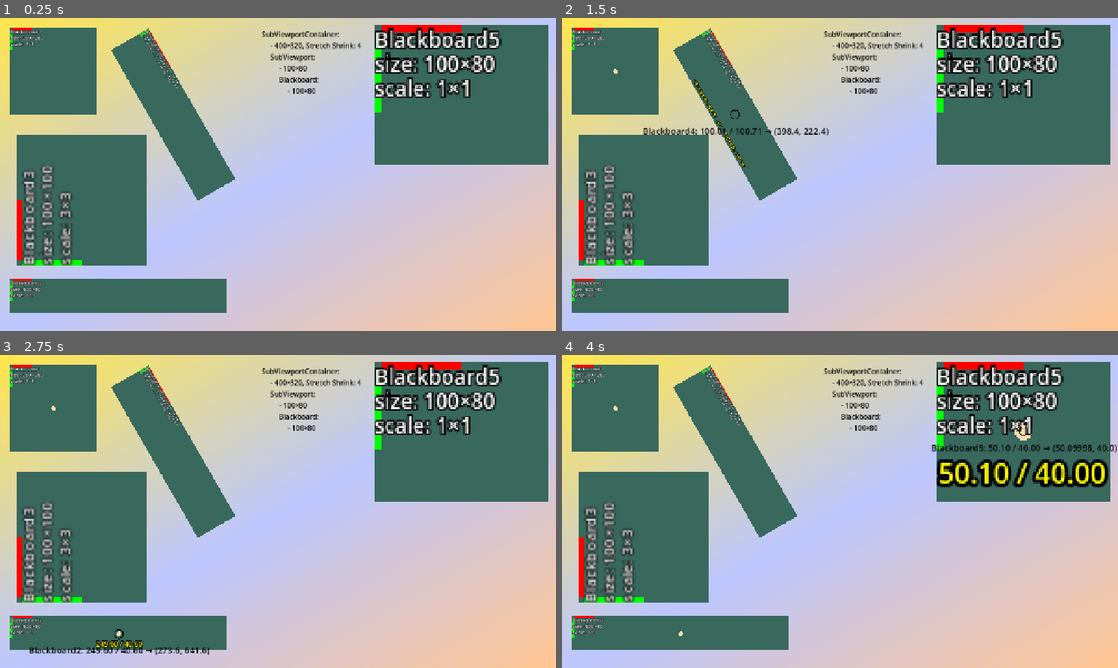
Above: before the commit, frames 1-4 (two rows, left to right).
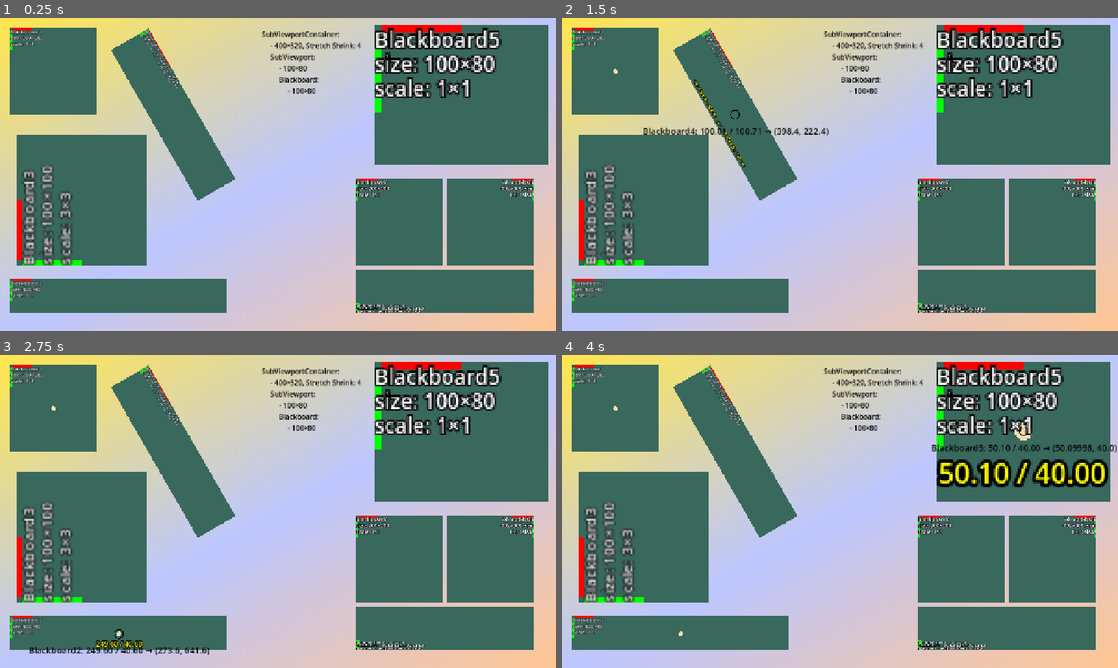
Above: after the commit, the same moments.

Repository: Toxe/godot-coordinate-systems
Game: Godot game, scene res://scenes/main.tscn
Two runs of this game, one before a commit and one after it. Both use one fixed random seed, a clock stepped at 60 frames per second and the inputs below.
Inputs (mouse positions are in pixels of both pictures, inside the frame that each line leads up to):
- Up to frame 1 (0.25 s): no input
- Up to frame 2 (1.5 s): tap Enter at 0.5 s; move the mouse to (617, 71) at 0.52 s; click (617, 71) at 0.67 s; tap Space at 1.25 s; move the mouse to (734, 115) at 1.27 s; click (734, 115) at 1.42 s
- Up to frame 3 (2.75 s): tap Enter at 2 s; move the mouse to (116, 633) at 2.02 s; click (116, 633) at 2.17 s
- Up to frame 4 (4 s): tap Space at 2.75 s; move the mouse to (645, 536) at 2.77 s; click (645, 536) at 2.92 s; tap Enter at 3.5 s; move the mouse to (1023, 430) at 3.52 s; click (1023, 430) at 3.67 s

The runs differ from the first frame. In frame 1, 13% of the frame differs, in the area x 64-96%, y 51-95%; in frame 2, 13%; in frame 3, 13%; in frame 4, 13%.

Commit message:
Add texture rects showing a ViewportTexture

Diff:
--- a/CoordinateSystems/scenes/main.tscn
+++ b/CoordinateSystems/scenes/main.tscn
@@ -3,6 +3,7 @@
 [ext_resource type="Script" uid="uid://ch8ltww7obcng" path="res://scripts/mouse_listener.gd" id="1_sugp2"]
 [ext_resource type="PackedScene" uid="uid://c4acg3uptu08i" path="res://scenes/blackboard.tscn" id="2_0wfyh"]
 [ext_resource type="PackedScene" uid="uid://ba7js2i2f7di7" path="res://scenes/mouse_overlay.tscn" id="3_sugp2"]
+[ext_resource type="Script" uid="uid://mpf8obcsjya7" path="res://scripts/input_forwarder.gd" id="4_jyhfs"]
 
 [sub_resource type="Gradient" id="Gradient_sgp6g"]
 offsets = PackedFloat32Array(0, 0.50666666, 1)
@@ -12,6 +13,9 @@
 gradient = SubResource("Gradient_sgp6g")
 fill_to = Vector2(1, 1)
 metadata/_snap_enabled = true
+
+[sub_resource type="ViewportTexture" id="ViewportTexture_sugp2"]
+viewport_path = NodePath("SubViewport2")
 
 [node name="Main" type="Node2D" unique_id=680529626]
 script = ExtResource("1_sugp2")
@@ -95,3 +99,42 @@
 		Blackboard:
 			- 100×80"
 tab_stops = PackedFloat32Array(20, 20)
+
+[node name="SubViewport2" type="SubViewport" parent="." unique_id=1794869075]
+handle_input_locally = false
+size = Vector2i(200, 200)
+script = ExtResource("1_sugp2")
+
+[node name="Blackboard6" parent="SubViewport2" unique_id=965248515 instance=ExtResource("2_0wfyh")]
+offset_right = 200.0
+offset_bottom = 200.0
+
+[node name="TextureRect1" type="TextureRect" parent="." unique_id=2077978146 node_paths=PackedStringArray("sub_viewport")]
+offset_left = 820.0
+offset_top = 370.0
+offset_right = 1020.0
+offset_bottom = 570.0
+texture = SubResource("ViewportTexture_sugp2")
+script = ExtResource("4_jyhfs")
+sub_viewport = NodePath("../SubViewport2")
+
+[node name="TextureRect2" type="TextureRect" parent="." unique_id=601265180 node_paths=PackedStringArray("sub_viewport")]
+offset_left = 1030.0
+offset_top = 370.0
+offset_right = 1230.0
+offset_bottom = 570.0
+texture = SubResource("ViewportTexture_sugp2")
+flip_h = true
+script = ExtResource("4_jyhfs")
+sub_viewport = NodePath("../SubViewport2")
+
+[node name="TextureRect3" type="TextureRect" parent="." unique_id=737918237 node_paths=PackedStringArray("sub_viewport")]
+offset_left = 820.0
+offset_top = 580.0
+offset_right = 1230.0
+offset_bottom = 780.0
+scale = Vector2(1, 0.5)
+texture = SubResource("ViewportTexture_sugp2")
+flip_v = true
+script = ExtResource("4_jyhfs")
+sub_viewport = NodePath("../SubViewport2")
--- /dev/null
+++ b/CoordinateSystems/scripts/input_forwarder.gd
@@ -0,0 +1,10 @@
+class_name InputForwarder extends Control
+
+@export var sub_viewport: SubViewport
+
+
+func _gui_input(event: InputEvent) -> void:
+    var mouse_motion_event: InputEventMouseMotion = event as InputEventMouseMotion
+    if mouse_motion_event:
+        Events.mouse_moved.emit(self, mouse_motion_event.position)
+    sub_viewport.push_input(event)
Not shown, added: CoordinateSystems/scripts/input_forwarder.gd.uid
